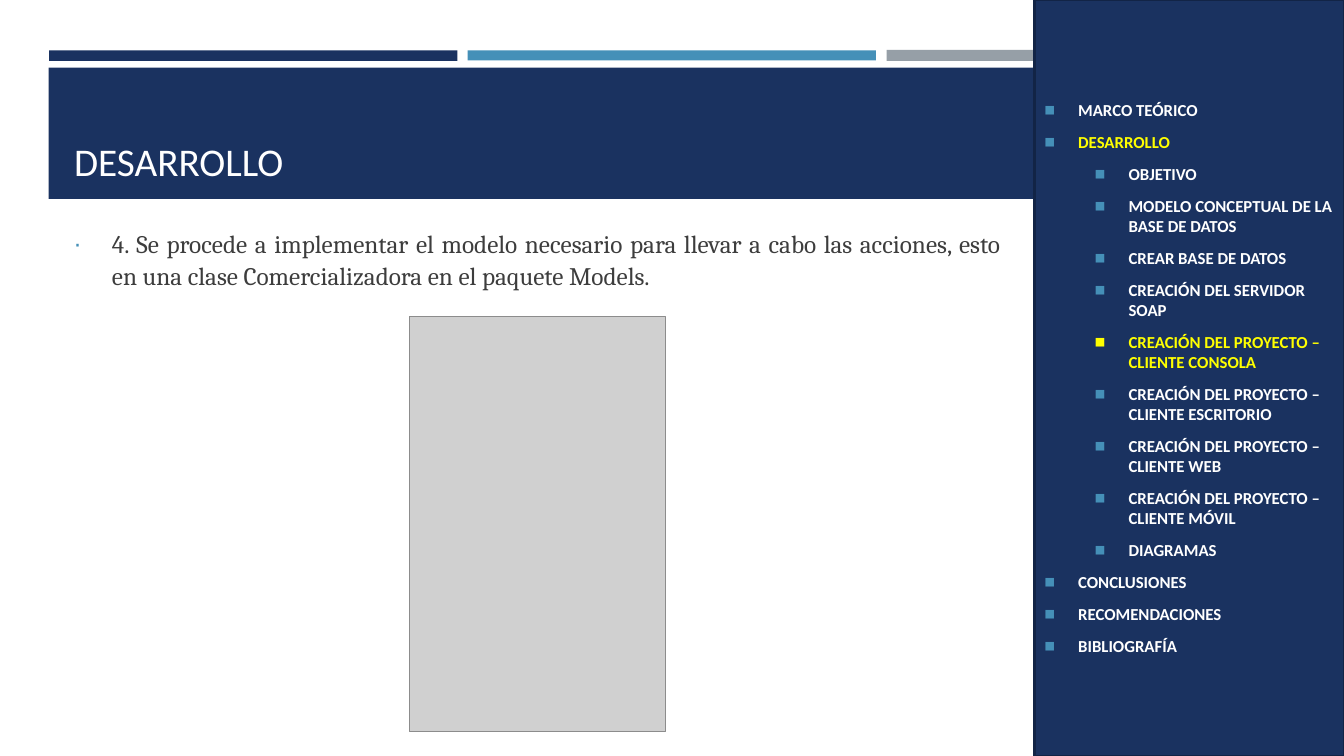
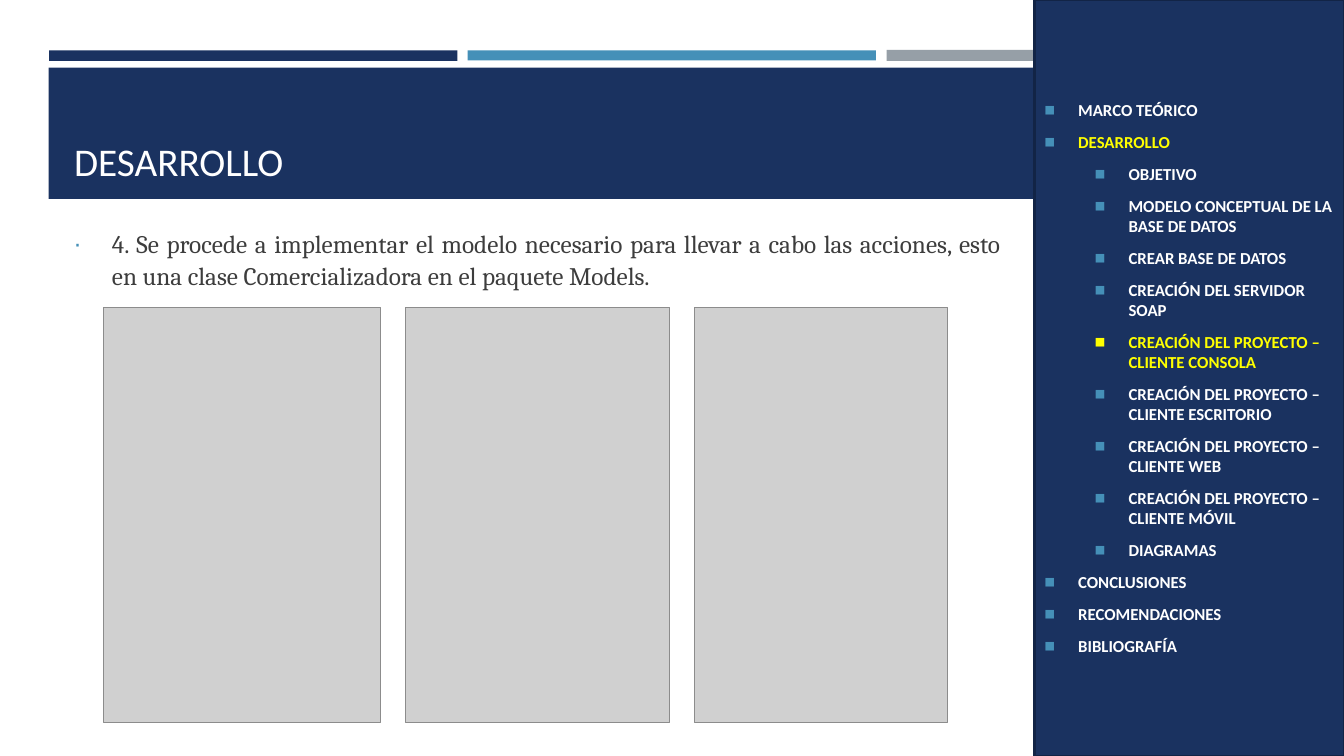
Before and after one commit to CrisAcalo/EABMODEL_Arquitectura_26754, a slide deck: slide 22 of U2/PAO202551_ELECTRO_BDDNUBE_RESTFULL_JAVA_GR01/05. DOCUMENTACION/Examen_Comercializadora_Restful_Java_Grupo1.pptx. Drawn at 1344x756 pixels with LibreOffice and Linux fonts; fonts in the diff are those of the drawing; grey boxes stand for pictures. Boxes give left, top, right and bottom in pixels: in the first picture for what was removed or moved away, otherwise in the second. Text is boxed around its words. In the diff, an @@ line names an element or a change of style, - is before the commit and + after.

```diff
--- a/U2/PAO202551_ELECTRO_BDDNUBE_RESTFULL_JAVA_GR01/05. DOCUMENTACION/Examen_Comercializadora_Restful_Java_Grupo1.pptx
+++ b/U2/PAO202551_ELECTRO_BDDNUBE_RESTFULL_JAVA_GR01/05. DOCUMENTACION/Examen_Comercializadora_Restful_Java_Grupo1.pptx
@@ picture added at (x1=103, y1=308, x2=380, y2=723) @@
@@ picture resized from (x1=409, y1=317, x2=666, y2=732) to (x1=405, y1=308, x2=670, y2=723) @@
@@ picture added at (x1=695, y1=308, x2=948, y2=723) @@
```
Also in this commit, not shown: 10 other slides changed, 5 other files.
